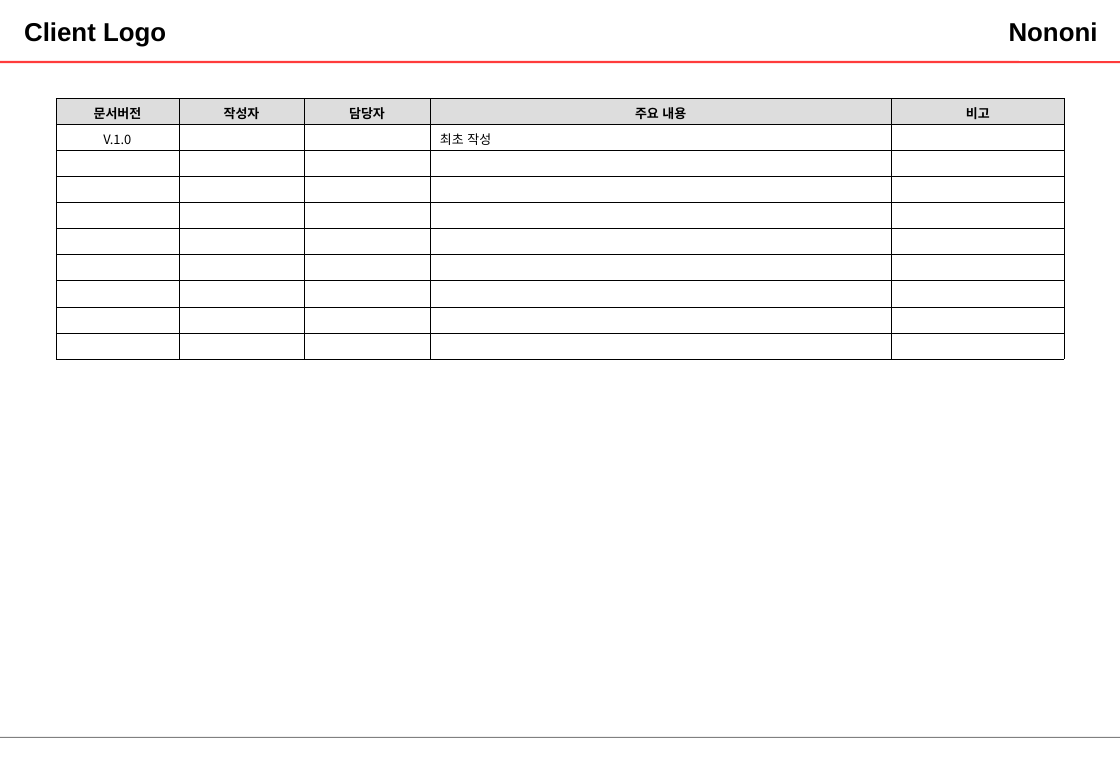
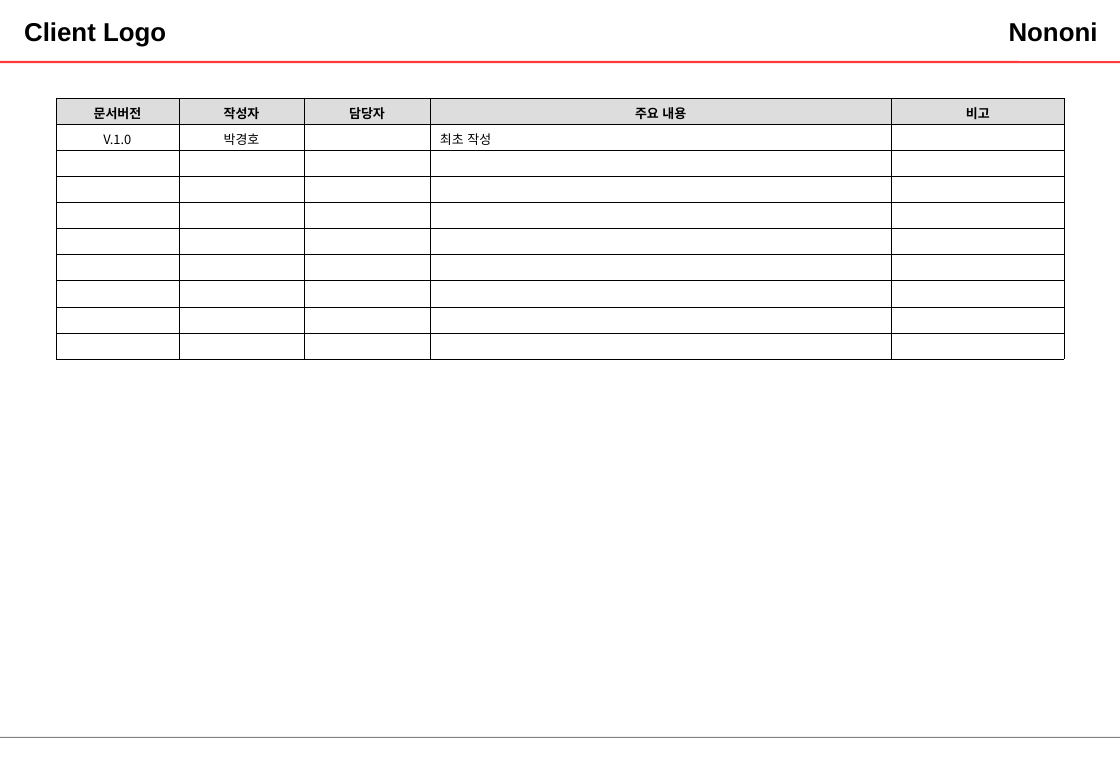
Before and after one commit to kayheypark/practice, a slide deck: slide 2 of 국비/TeamProject/와이어프레임/앱UI스토리보드.pptx. Drawn at 1120x775 pixels with LibreOffice and Linux fonts; fonts in the diff are those of the drawing. Boxes give left, top, right and bottom in pixels: in the first picture for what was removed or moved away, otherwise in the second. Text is boxed around its words. In the diff, an @@ line names an element or a change of style, - is before the commit and + after.

```diff
--- a/국비/TeamProject/와이어프레임/앱UI스토리보드.pptx
+++ b/국비/TeamProject/와이어프레임/앱UI스토리보드.pptx
@@ table at box(56, 98, 1064, 359) @@
-row 2, column 2: 
+row 2, column 2: 박경호
```
Also in this commit, not shown: 4 other slides changed, 1 slide added.
